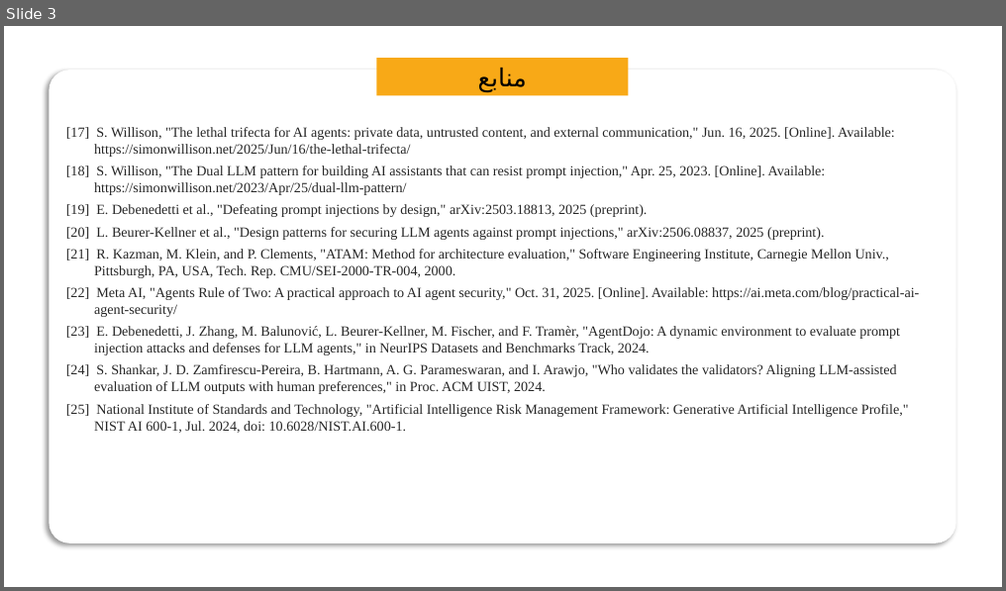
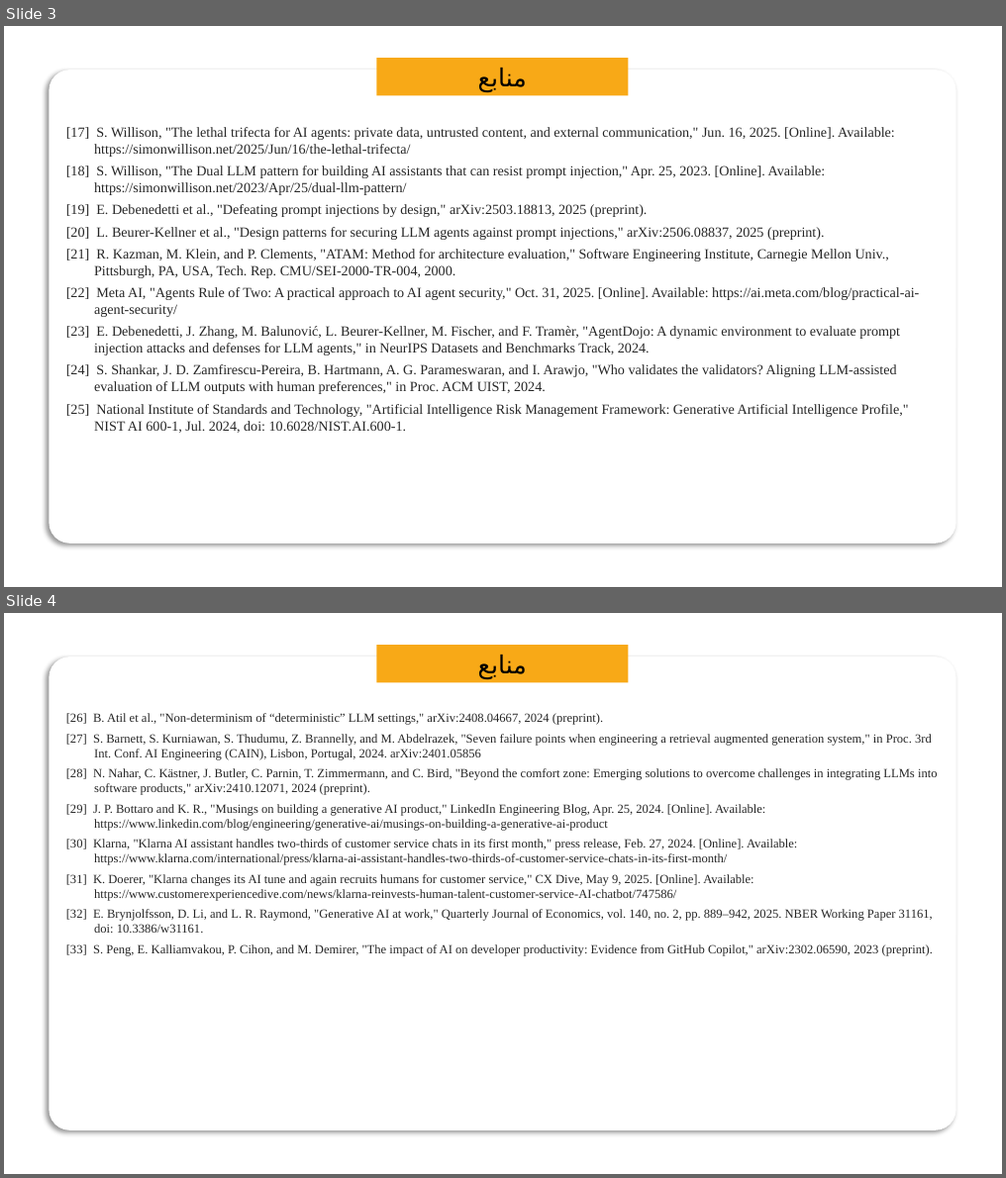
Before and after one commit to MatinGhanbari/ai-native-architecture, a slide deck: shared/slides/references.pptx. Shown one above the other, each under a label of ours: slide 3 before the commit, slides 3 and 4 after it. The pictures are 1006x591 and 1006x1178 pixels, drawn with LibreOffice and Linux fonts; fonts in the diff are those of the drawing. Boxes give left, top, right and bottom in pixels: in the first picture for what was removed or moved away, otherwise in the second. Text is boxed around its words. In the diff, an @@ line names an element or a change of style, - is before the commit and + after.

Commit message:
Part 3 v5 deck (challenges, quality, security, TCO, decision); archive v4; add refs [26]-[48]

```diff
--- a/shared/slides/references.pptx
+++ b/shared/slides/references.pptx
@@ slide 4 added at (4,613,1002,1174), background #FFFFFF @@
@@ rounded rectangle added at (49,657,956,1131), fill #FFFFFF @@
@@ rectangle added at (377,646,629,682), fill #F8A917, 24 pt, text #000000 @@
+منابع
@@ text added at (66,713,938,957), 12 pt, text #262626 @@
+[26] B. Atil et al., "Non-determinism of “deterministic” LLM settings," arXiv:2408.04667, 2024 (preprint).
+[27] S. Barnett, S. Kurniawan, S. Thudumu, Z. Brannelly, and M. Abdelrazek, "Seven failure points when engineering a retrieval augmented generation system," in Proc. 3rd Int. Conf. AI Engineering (CAIN), Lisbon, Portugal, 2024. arXiv:2401.05856
+[28] N. Nahar, C. Kästner, J. Butler, C. Parnin, T. Zimmermann, and C. Bird, "Beyond the comfort zone: Emerging solutions to overcome challenges in integrating LLMs into software products," arXiv:2410.12071, 2024 (preprint).
+[29] J. P. Bottaro and K. R., "Musings on building a generative AI product," LinkedIn Engineering Blog, Apr. 25, 2024. [Online]. Available: https://www.linkedin.com/blog/engineering/generative-ai/musings-on-building-a-generative-ai-product
+[30] Klarna, "Klarna AI assistant handles two-thirds of customer service chats in its first month," press release, Feb. 27, 2024. [Online]. Available: https://www.klarna.com/international/press/klarna-ai-assistant-handles-two-thirds-of-customer-service-chats-in-its-first-month/
+[31] K. Doerer, "Klarna changes its AI tune and again recruits humans for customer service," CX Dive, May 9, 2025. [Online]. Available: https://www.customerexperiencedive.com/news/klarna-reinvests-human-talent-customer-service-AI-chatbot/747586/
+[32] E. Brynjolfsson, D. Li, and L. R. Raymond, "Generative AI at work," Quarterly Journal of Economics, vol. 140, no. 2, pp. 889–942, 2025. NBER Working Paper 31161, doi: 10.3386/w31161.
+[33] S. Peng, E. Kalliamvakou, P. Cihon, and M. Demirer, "The impact of AI on developer productivity: Evidence from GitHub Copilot," arXiv:2302.06590, 2023 (preprint).
```
Also in this commit, not shown: 2 other slides added, 6 other files.
